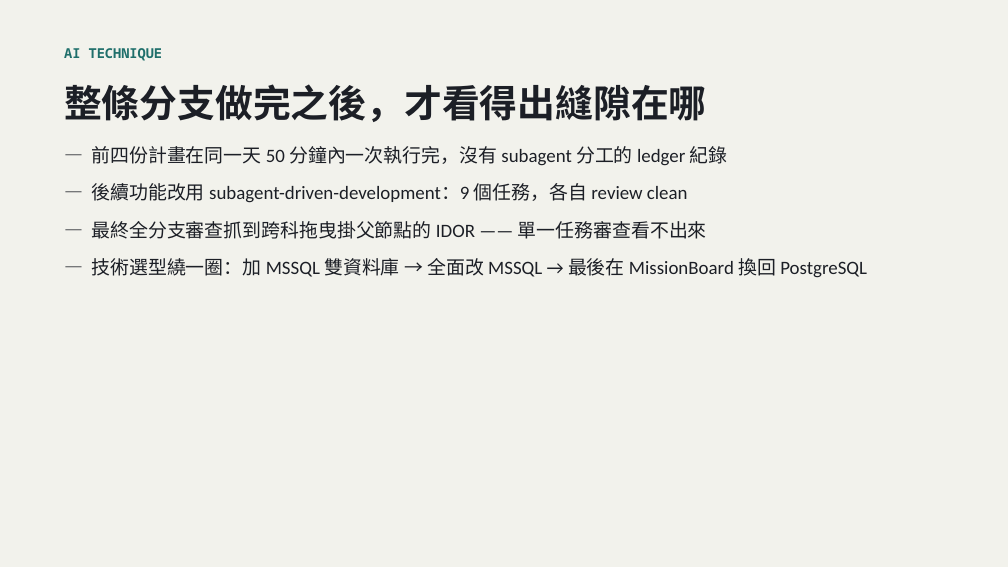
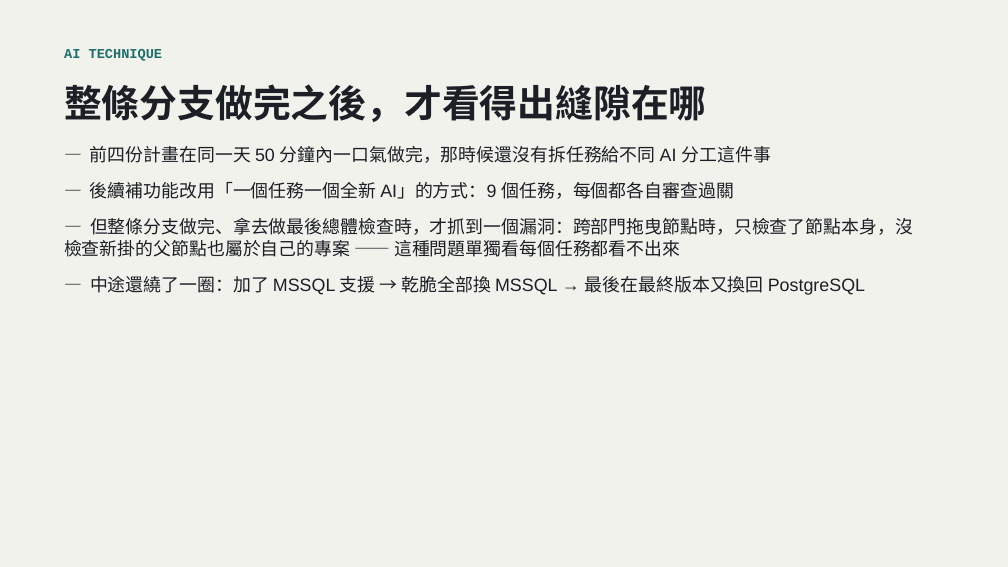
Before and after one commit to LinGaOscar/Spring-MissionBoard, a slide deck: slide 9 of docs/從HTML到SaaS_AI開發技巧回顧.pptx (slide 6 before the commit). Drawn at 1008x567 pixels with LibreOffice and Linux fonts; fonts in the diff are those of the drawing. Boxes give left, top, right and bottom in pixels: in the first picture for what was removed or moved away, otherwise in the second. Text is boxed around its words. In the diff, an @@ line names an element or a change of style, - is before the commit and + after.

Commit message:
fix: 簡報字型改用跨平台通用字型，避免手機版顯示跑版
Avenir Next／Menlo 僅 Mac 內建，手機 App 上被替換字型後文字方塊溢出、跟其他元素重疊。改用 Georgia／Arial／Courier New，並讓所有文字框內容過長時自動縮小字級而非溢出。

```diff
--- a/docs/從HTML到SaaS_AI開發技巧回顧.pptx
+++ b/docs/從HTML到SaaS_AI開發技巧回顧.pptx
@@ text "AI TECHNIQUE" at [64,49,163,61]: font Noto Sans Mono to Courier New @@
@@ text at [64,146,913,295]: text changed; size 18 to 17 pt; font Calibri to Arial @@
-— 前四份計畫在同一天 50 分鐘內一次執行完，沒有 subagent 分工的 ledger 紀錄
-— 後續功能改用 subagent-driven-development：9 個任務，各自 review clean
-— 最終全分支審查抓到跨科拖曳掛父節點的 IDOR —— 單一任務審查看不出來
-— 技術選型繞一圈：加 MSSQL 雙資料庫 → 全面改 MSSQL → 最後在 MissionBoard 換回 PostgreSQL
+— 前四份計畫在同一天 50 分鐘內一口氣做完，那時候還沒有拆任務給不同 AI 分工這件事
+— 後續補功能改用「一個任務一個全新 AI」的方式：9 個任務，每個都各自審查過關
+— 但整條分支做完、拿去做最後總體檢查時，才抓到一個漏洞：跨部門拖曳節點時，只檢查了節點本身，沒檢查新掛的父節點也屬於自己的專案 —— 這種問題單獨看每個任務都看不出來
+— 中途還繞了一圈：加了 MSSQL 支援 → 乾脆全部換 MSSQL → 最後在最終版本又換回 PostgreSQL
```
Also in this commit, not shown: 17 other slides changed, 10 slides added.
